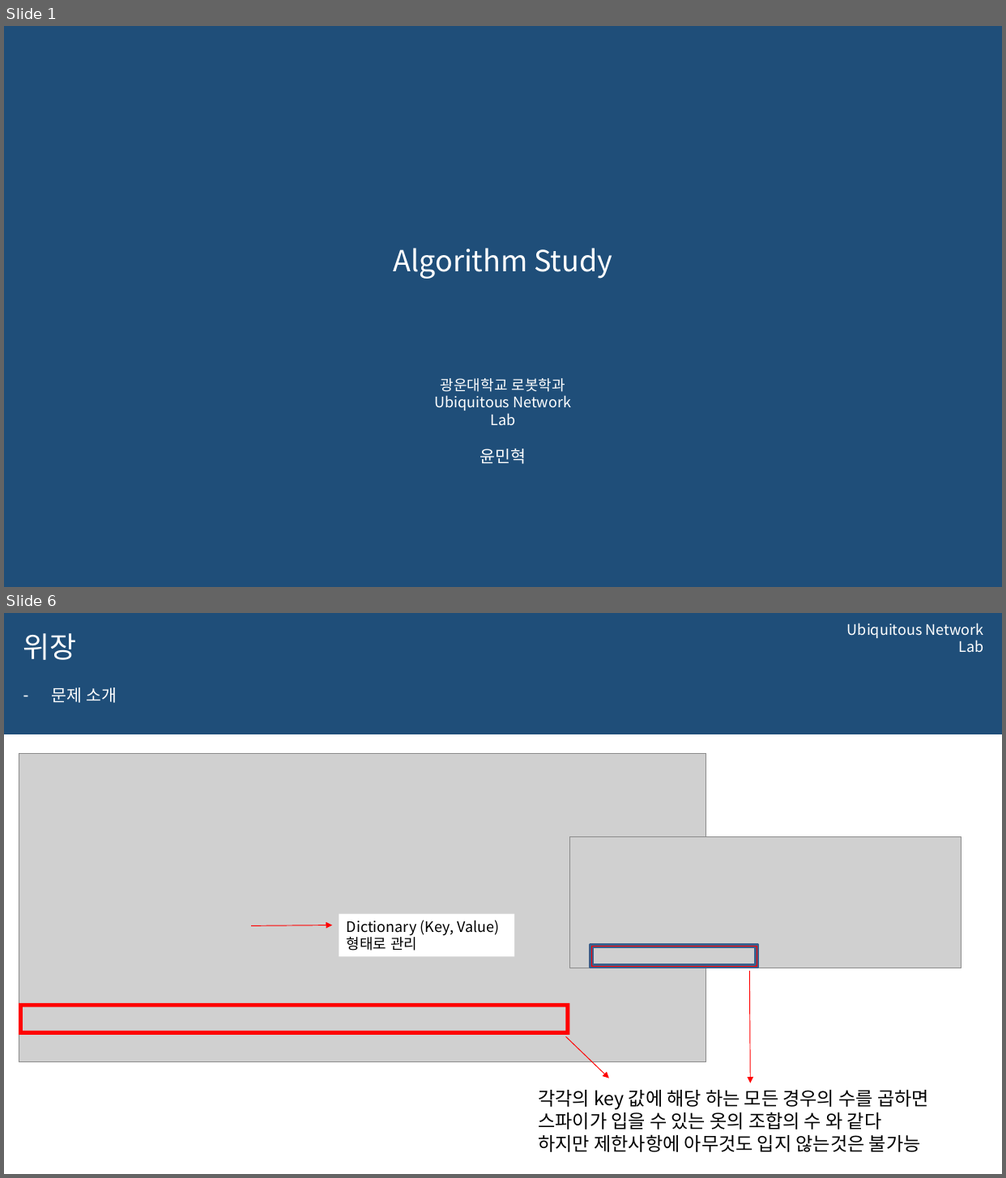
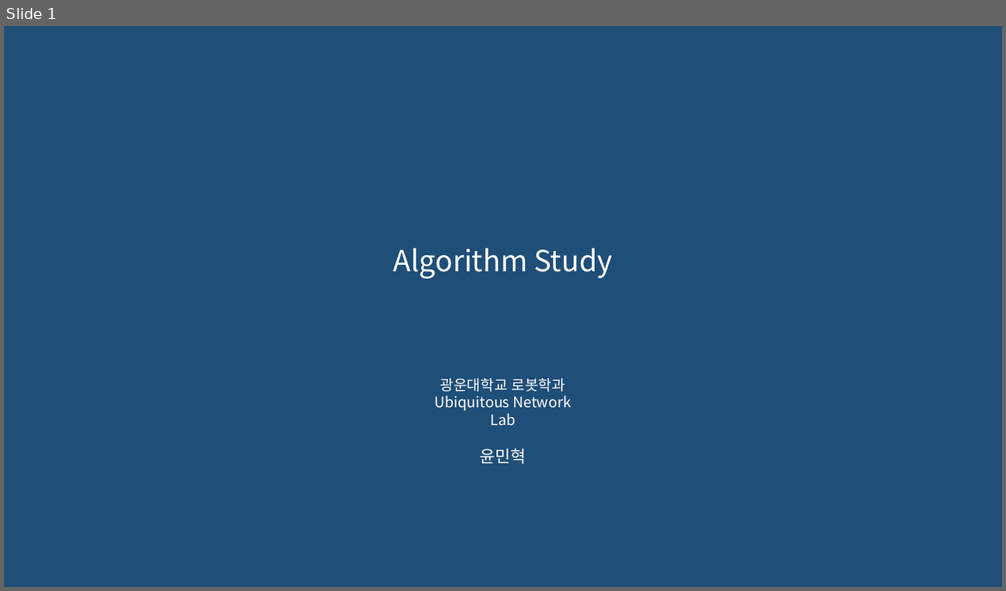
Before and after one commit to 0913ktg/Algorithm_Study, a slide deck: week_3/ppt/MinhyeokYun.pptx. Shown one above the other, each under a label of ours: slides 1 and 6 before the commit, slide 1 after it; the slides between them are not shown. The pictures are 1006x1178 and 1006x591 pixels, drawn with LibreOffice and Linux fonts; fonts in the diff are those of the drawing; grey boxes stand for pictures; background and template pictures are left out. Boxes give left, top, right and bottom in pixels: in the first picture for what was removed or moved away, otherwise in the second. Text is boxed around its words. In the diff, an @@ line names an element or a change of style, - is before the commit and + after.

```diff
--- a/week_3/ppt/MinhyeokYun.pptx
+++ b/week_3/ppt/MinhyeokYun.pptx
@@ slide 6 removed at (4,613,1002,1174), background #FFFFFF @@
@@ rectangle removed at (4,613,1002,735) @@
@@ title removed at (23,633,77,660) @@
-위장
@@ text removed at (847,623,984,652) @@
-Ubiquitous Network Lab
@@ text removed at (51,688,117,703) @@
-– 문제 소개
@@ picture removed at (19,753,706,1063) @@
@@ picture removed at (570,837,961,968) @@
@@ arrow removed from (251, 926) to (332, 925) @@
@@ rectangle removed at (339,914,515,956) @@
-Dictionary (Key, Value)
-형태로 관리
@@ frame removed at (590,944,759,968) @@
@@ arrow removed from (750, 971) to (750, 1083) @@
@@ frame removed at (19,1003,570,1035) @@
@@ arrow removed from (566, 1037) to (609, 1079) @@
@@ text removed at (538,1090,929,1152) @@
-각각의 key 값에 해당 하는 모든 경우의 수를 곱하면
-스파이가 입을 수 있는 옷의 조합의 수 와 같다
-하지만 제한사항에 아무것도 입지 않는것은 불가능
```
Also in this commit, not shown: 6 slides added, 8 other slides removed, 2 other files.
